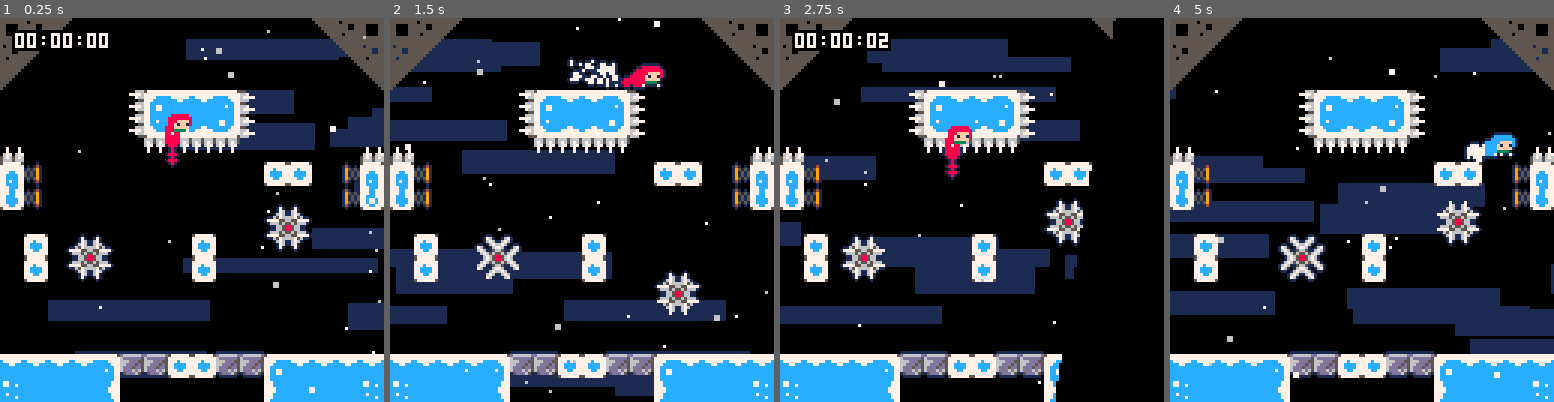
Above: before the commit, frames 1-4 (left to right).
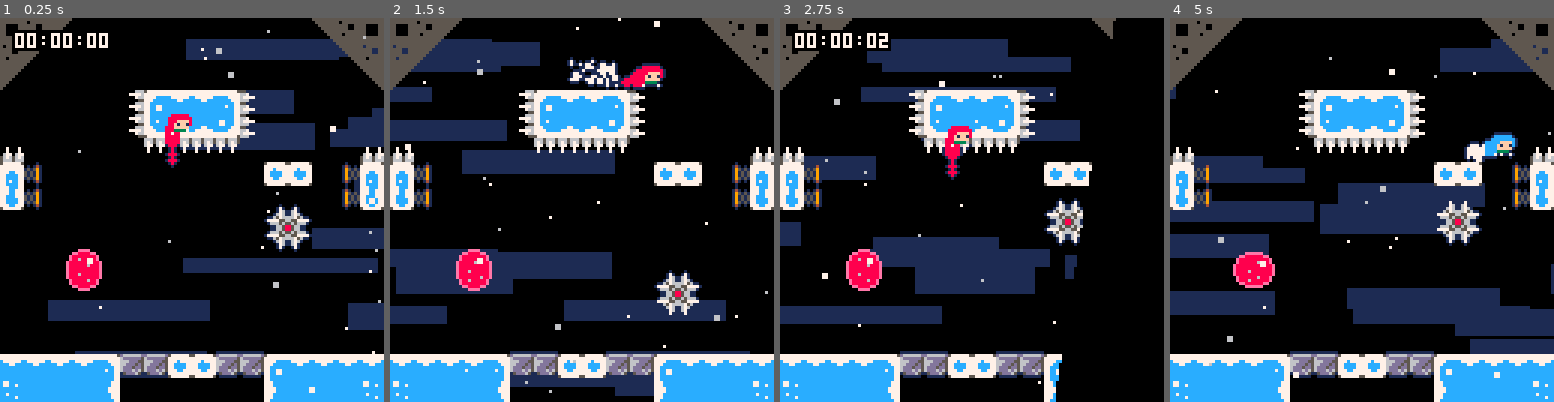
Above: after the commit, the same moments.

Repository: CelesteClassic/newleste.p8
Game: PICO-8 cartridge temple.p8
Same seed, same stepped clock (60 frames per second), same inputs: the game is played once before the commit and once after it.
Inputs:
- Up to frame 1 (0.25 s): no input
- Up to frame 2 (1.5 s): tap X (X key) at 0.33, 1.07 s; tap O (Z key) at 0.7 s
- Up to frame 3 (2.75 s): hold Right 1.6-2.1 s; tap O (Z key) at 1.7, 2.1, 2.5 s; tap X (X key) at 1.85 s; hold Up 2.15-2.42 s; hold Right from 2.47 s (still down)
- Up to frame 4 (5 s): tap O (Z key) every 0.4 s from 2.9 to 4.9 s; tap X (X key) at 2.97, 4.08 s; release Right at 3.03 s; hold Left 3.08-3.58 s; hold Down 3.63-3.97 s; hold Right 4.02-4.68 s; hold Up from 4.73 s (still down)

The runs differ from the first frame. In frame 1, 2.8% of the frame differs, in the area x 6-57%, y 56-72%; in frame 2, 3.1%; in frame 3, 2.7%; in frame 4, 3.5%, in the area x 6-57%, y 56-71%.

Commit message:
very basic bubble gfx code stolen from ridge

Diff:
--- a/temple.p8
+++ b/temple.p8
@@ -231,8 +231,10 @@
       -- dash
       local d_full=5
       local d_half=3.5355339059 -- 5 * sqrt(2)
-
-      if this.djump>0 and dash then
+      -- <red_bubble> --
+      if this.djump>0 and dash or this.do_dash then
+        this.do_dash=false
+      -- </red_bubble> --
         this.init_smoke()
         this.djump-=1
         this.dash_time=4
@@ -816,6 +818,66 @@
     end
   end
 }
+
+red_bubble={
+  init=function(this)
+    this.t=0
+    this.timer=0
+    this.shake=0
+    this.dead_timer=0
+    this.hitbox=rectangle(0,0,12,12)
+    this.outline=false --maybe add an extra black outline, or remove this?
+  end,
+  update=function(this)
+    local hit=this.player_here()
+    if hit and not this.invisible then
+      hit.invisible=true
+      hit.spd=vector(0,0)
+      hit.rem=vector(0,0)
+      hit.dash_time=0
+      if this.timer==0 then
+        this.timer=1
+        this.shake=5
+      end
+      hit.x,hit.y=this.x+1,this.y+1
+      this.timer+=1
+      if btnp(❎) then
+        hit.invisible=false
+        hit.djump=max_djump+1
+        hit.do_dash=true
+        this.invisible=true
+        this.timer=0
+      end
+    elseif this.invisible then
+      this.dead_timer+=1
+      if this.dead_timer==60 then
+        this.dead_timer=0
+        this.invisible=false
+        this.init_smoke()
+      end
+    end
+  end,
+  draw=function(this)
+    this.t+=0.05
+  	local x,y,t=this.x,this.y,this.t
+    if this.shake>0 then
+      this.shake-=1
+      x+=rnd(2)-1
+      y+=rnd(2)-1
+    end
+    local sx=sin(t)>=0.5 and 1 or 0
+    local sy=sin(t)<-0.5 and 1 or 0
+    for f in all({ovalfill,oval}) do
+      f(x-2-sx,y-2-sy,x+9+sx,y+9+sy,f==oval and 14 or 8)
+    end
+  	for dx=2,5 do
+      local _t=(5*t+3*dx)%8
+      local bx=sgn(dx-4)*round(sin(_t/16))
+      rectfill(x+dx-bx,y+8-_t,x+dx-bx,y+8-_t,6)
+  	end
+  	rectfill(x+5+sx,y+1-sy,x+6+sx,y+2-sy,7)
+  end
+}
 psfx=function(num)
   if sfx_timer<=0 then
    sfx(num)
@@ -835,7 +897,9 @@
   [64]=key,
   [80]=keydoor,
   [112]=spinner,
-  [113]=spinner
+  [113]=spinner,
+  [67]=red_bubble
+
 }
 
 -- [object functions]
@@ -1270,8 +1334,12 @@
 end
 
 function draw_object(obj)
-  srand(obj.draw_seed);
-  (obj.type.draw or draw_obj_sprite)(obj)
+  -- <red_bubble> --
+  if not obj.invisible then
+    srand(obj.draw_seed);
+    (obj.type.draw or draw_obj_sprite)(obj)
+  end
+  -- </red_bubble> --
 end
 
 function draw_obj_sprite(obj)
@@ -1448,14 +1516,14 @@
 777cc7777777ccccc777777ccccc77777777ccc7777777777ccc777777cccc77cc7ccccc55555500005555555505555555555555000000000000000000000000
 777cc777777777777777777777777777777777777777777777777777777cc777ccccc7cc55555550055555555555555555555555000000000000000000000000
 77cccc7757777777777777777777777557777777777777777777777557777775cccccccc55555555555555555555555555555555000000000000000000000000
-0aaaaa0000aaa000000a000000000000000000000000000000000000000000000000000000000000000000000000000000000000000000000000000000000000
-0a000a0000a0a000000a000000000000000000000000000000000000000000000000000000000000000000000000000000000000000000000000000000000000
-0a909a0000a0a000000a000000000000000000000000000000000000000000000000000000000000000000000000000000000000000000000000000000000000
-09aaa900009a9000000a000000000000000000000000000000000000000000000000000000000000000000000000000000000000000000000000000000000000
-000a0000000a0000000a000000000000000000000000000000000000000000000000000000000000000000000000000000000000000000000000000000000000
-099a0000009a0000000a000000000000000000000000000000000000000000000000000000000000000000000000000000000000000000000000000000000000
-009a0000000a0000000a000000000000000000000000000000000000000000000000000000000000000000000000000000000000000000000000000000000000
-0aaa0000009a0000000a000000000000000000000000000000000000000000000000000000000000000000000000000000000000000000000000000000000000
+0aaaaa0000aaa000000a000000666600000000000000000000000000000000000000000000000000000000000000000000000000000000000000000000000000
+0a000a0000a0a000000a000006888860000000000000000000000000000000000000000000000000000000000000000000000000000000000000000000000000
+0a909a0000a0a000000a000068887786000000000000000000000000000000000000000000000000000000000000000000000000000000000000000000000000
+09aaa900009a9000000a000068887786000000000000000000000000000000000000000000000000000000000000000000000000000000000000000000000000
+000a0000000a0000000a000068888886000000000000000000000000000000000000000000000000000000000000000000000000000000000000000000000000
+099a0000009a0000000a000068888886000000000000000000000000000000000000000000000000000000000000000000000000000000000000000000000000
+009a0000000a0000000a000006888860000000000000000000000000000000000000000000000000000000000000000000000000000000000000000000000000
+0aaa0000009a0000000a000000666600000000000000000000000000000000000000000000000000000000000000000000000000000000000000000000000000
 06d6667006666d600000000000000000000000000000000000000000000000000000000000000000000000000000000000000000000000000000000000000000
 6d666d6006d766d60000000000000000000000000000000000000000000000000000000000000000000000000000000000000000000000000000000000000000
 d66dd8d00d8dd66d0000000000000000000000000000000000000000000000000000000000000000000000000000000000000000000000000000000000000000
@@ -1623,8 +1691,8 @@
 2708000000000000000000202000082700000000000000000000000000000000000000000000000000000000000000000000000000000000000000000000000000000000000000000000000000000000000000000000000000000000000000000000000000000000000000000000000000000000000000000000000000000000
 3708000000000000000000710000083700000000000000000000000000000000000000000000000000000000000000000000000000000000000000000000000000000000000000000000000000000000000000000000000000000000000000000000000000000000000000000000000000000000000000000000000000000000
 0000000000000000000000000000000000000000000000000000000000000000000000000000000000000000000000000000000000000000000000000000000000000000000000000000000000000000000000000000000000000000000000000000000000000000000000000000000000000000000000000000000000000000
-0020700000000000200000000000000000000000000000000000000000000000000000000000000000000000000000000000000000000000000000000000000000000000000000000000000000000000000000000000000000000000000000000000000000000000000000000000000000000000000000000000000000000000
-00200000000000002000000000000000000000000a0000000000000000000000000000000000000000000000000000000000000000000000000000000000000000000000000000000000000000000000000000000000000000000000000000000000000000000000000000000000000000000000000000000000000000000000
+0000000000000000000000000000000000000000000000000000000000000000000000000000000000000000000000000000000000000000000000000000000000000000000000000000000000000000000000000000000000000000000000000000000000000000000000000000000000000000000000000000000000000000
+00000043000000000000000000000000000000000a0000000000000000000000000000000000000000000000000000000000000000000000000000000000000000000000000000000000000000000000000000000000000000000000000000000000000000000000000000000000000000000000000000000000000000000000
 0000000000000000000000000000000000000000000000000000000000000000000000000000000000000000000000000000000000000000000000000000000000000000000000000000000000000000000000000000000000000000000000000000000000000000000000000000000000000000000000000000000000000000
 0000000000000000000000000000000000000000000000000000000000000000000000000000000000000000000000000000000000000000000000000000000000000000000000000000000000000000000000000000000000000000000000000000000000000000000000000000000000000000000000000000000000000000
 0000000000000000000000000000000001000000000000000000000000000000000000000000000000000000000000000000000000000000000000000000000000000000000000000000000000000000000000000000000000000000000000000000000000000000000000000000000000000000000000000000000000000000
